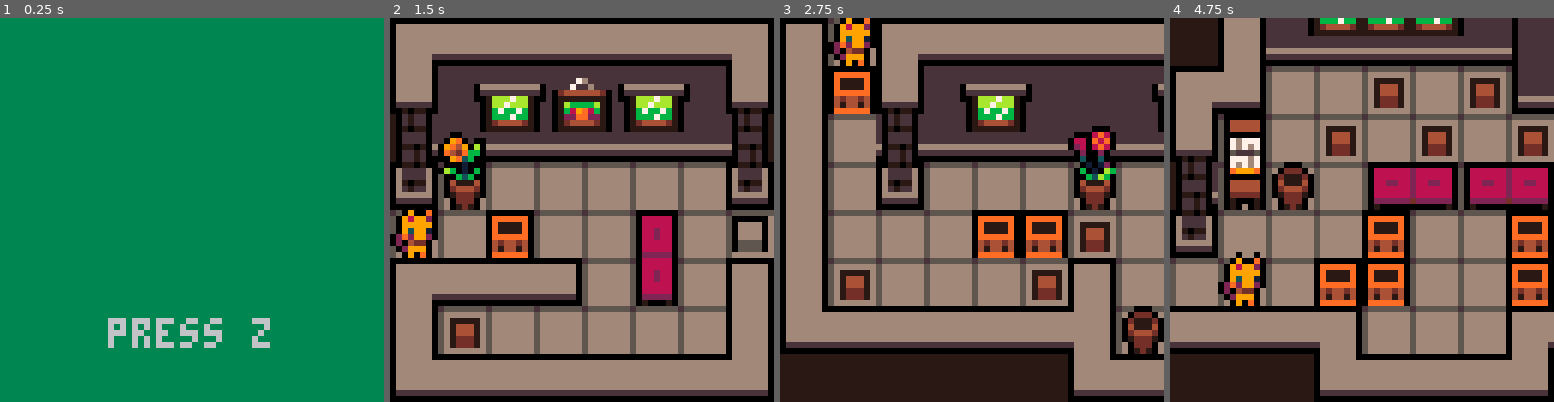
Above: before the commit, frames 1-4 (left to right).
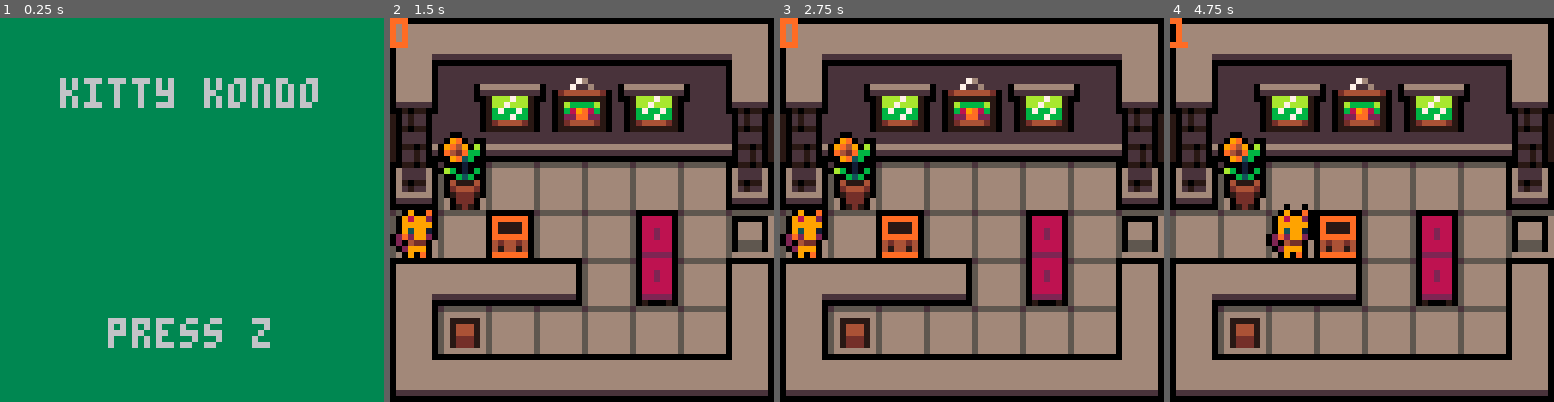
Above: after the commit, the same moments.

Repository: konata-chan404/Kitty-Kondo
Game: PICO-8 cartridge game.p8
Two runs of this game, one before a commit and one after it. Both use one fixed random seed, a clock stepped at 60 frames per second and the inputs below.
Inputs:
- Up to frame 1 (0.25 s): no input
- Up to frame 2 (1.5 s): tap X (X key) at 0.33, 1.07 s; tap O (Z key) at 0.7 s
- Up to frame 3 (2.75 s): hold Right 1.6-2.1 s; tap O (Z key) at 1.7, 2.1, 2.5 s; tap X (X key) at 1.85 s; hold Up 2.15-2.42 s; hold Right from 2.47 s (still down)
- Up to frame 4 (4.75 s): tap O (Z key) every 0.4 s from 2.9 to 4.5 s; tap X (X key) at 2.97, 4.08 s; release Right at 3.03 s; hold Left 3.08-3.58 s; hold Down 3.63-3.97 s; hold Right 4.02-4.68 s; hold Up from 4.73 s (still down)

The runs differ from the first frame. In frame 1, 2.3% of the frame differs, in the area x 15-83%, y 15-24%; in frame 2, 0.3%; in frame 3, 52%; in frame 4, 63%, in the area x 0-100%, y 0-100%.

Commit message:
rewund!!
its done soo bad god please help me

Diff:
--- a/game.p8
+++ b/game.p8
@@ -32,6 +32,7 @@
 
 function menu_draw()
 	cls(3)
+	print("kitty kondo", 32-22, 10)
 	if t < t_flash
 	then
 		print("press z", 32-14 , 50)
@@ -62,14 +63,14 @@
 
 function game_update()
 	-- update player position
-	player:move()
-
-	if btnp(4) then
-		load_next_level()
-	end
+	player:move(nil)
 
 	if btnp(5) then
 		restart_level()
+	end
+
+	if btnp(4) then
+		rewind()
 	end
 
 end
@@ -88,7 +89,7 @@
 
 	-- draw debugging values
     camera()
-    --print(player.xpos)
+    print(#moves)
     --print(player.ypos)
 	--print(#boxes)
 	--print(#block_points)
@@ -122,13 +123,15 @@
 	flip = false, -- which way the player is facing (on the x axis)
 
 	-- Player movement
-	move = function(self)
+	move = function(self, direction)
 		local newx, newy
 
-		if (btnp(0))  -- Move left
+		if (btnp(0) or direction == 0)  -- Move left
 		then
 			debug = "moving left"
-			self.flip = true -- player now facing opposite direction of the it's sprite
+			self.flip = true and not direction==nil -- player now facing opposite direction of the it's sprite
+			if direction == nil then
+			moves[#moves + 1] = {direction=0} end
 
 			-- calculate new position
 			newx = self.xpos - self.movement_speed
@@ -140,6 +143,10 @@
 				-- get box object and move it
 				boxtomove = get_box(newx, self.ypos)
 				boxtomove:push(0, self.movement_speed)
+
+				if direction == nil then
+				moves[#moves].box = boxtomove end
+
 				if is_sokoban and current_level.barrier.xpos != nil
 				then
 					if all_block_points_occupied() then
@@ -162,14 +169,19 @@
 					self.xpos = newx
 					self:update_camera()
 				end
+			else
+				if direction == nil then
+					moves[#moves] = nil end
 			end
 
 		end
 
-		if (btnp(1)) -- move right
+		if (btnp(1) or direction == 1) -- move right
 		then
 			debug = "moving right"
-			self.flip = false -- player now facing the direction of it's sprite
+			self.flip = false and not direction==nil -- player now facing the direction of it's sprite
+			if direction == nil then
+			moves[#moves + 1] = {direction=1} end
 
 			-- calculate new position
 			newx = self.xpos + self.movement_speed
@@ -181,6 +193,9 @@
 				-- get box object and move it
 				boxtomove = get_box(newx, self.ypos)
 				boxtomove:push(1, self.movement_speed)
+
+				if direction == nil then
+				moves[#moves].box = boxtomove end
 
 				if is_sokoban and current_level.barrier.xpos != nil
 				then
@@ -204,12 +219,17 @@
 					self.xpos = newx
 					self:update_camera()
 				end
+			else
+				if direction == nil then
+					moves[#moves] = nil end
 			end
 		end
 
-		if (btnp(2)) -- move down
+		if (btnp(2) or direction == 2) -- move down
 		then
 			debug = "moving down"
+			if direction == null then
+			moves[#moves + 1] = {direction=2} end
 
 			-- calculate new position
 			newy = self.ypos - self.movement_speed
@@ -221,6 +241,9 @@
 				-- get box object and move it
 				boxtomove = get_box(self.xpos, newy)
 				boxtomove:push(2, self.movement_speed)
+
+				if direction == nil then
+				moves[#moves].box = boxtomove end
 
 				if is_sokoban and current_level.barrier.xpos != nil
 				then
@@ -243,12 +266,17 @@
 					self.ypos = newy
 					self:update_camera()
 				end
+			else
+				if direction == nil then
+					moves[#moves] = nil end
 			end
 		end
 
-		if (btnp(3)) -- move up
+		if (btnp(3) or direction == 3) -- move up
 		then
 			debug = "moving up"
+			if direction == nil then
+			moves[#moves + 1] = {direction=3} end
 
 			-- calculate new position
 			newy = self.ypos + self.movement_speed
@@ -260,6 +288,9 @@
 				-- get box object and move it
 				boxtomove = get_box(self.xpos, newy)
 				boxtomove:push(3, self.movement_speed)
+
+				if direction == nil then
+				moves[#moves].box = boxtomove end
 
 				if is_sokoban and current_level.barrier.xpos != nil
 				then
@@ -284,6 +315,9 @@
 					self.ypos = newy
 					self:update_camera()
 				end
+			else
+				if direction == nil then
+					moves[#moves] = nil end
 			end
 		end
 	end,
@@ -632,7 +666,8 @@
 			cely_end = 44,
 			player_spawn = {xpos=17, ypos=35},
 			end_point = {xpos=100, ypos = 100},
-			ground_tile = 62
+			ground_tile = 62,
+			music = 4
 		},
 
 
@@ -766,6 +801,19 @@
 	}
 
 
+end
+
+
+function rewind()
+	local last_move = moves[#moves]
+
+	if type(last_move) == "table" then
+		player:move(last_move.direction + (last_move.direction%2==0 and 1 or -1))
+		if type(last_move.box) == "table" then
+		last_move.box:push(last_move.direction + (last_move.direction%2==0 and 1 or -1), 1) end
+
+		moves[#moves] = nil
+	end
 end
 
 -- loads game objects and level stuff from the coordinates given to the function
@@ -789,6 +837,7 @@
 
 	boxes = {}
 	block_points = {}
+	moves = {}
 	is_sokoban = false
 
 	player.xpos = level.player_spawn.xpos
@@ -864,14 +913,14 @@
 000bb00015455451000000000000000000000000d1eeeeeeeeeeee1e1eeeeee1eeeeeee1eeeeeeee1eeeeeee1eeeeee1cccccccc1eeeeee1cccccccc1eeeeee1
 0b0000b015055051000000000000000000000000d1cccccccccccc1e1eeeeee1ceeeeee1ceeeeeec1eeeeeec1cccccc1cccccccc1cccccc1cccccccc1cccccc1
 b000000b16666661000000000000000000000000d11111111111111e1eeeeee11eeeeee11eeeeee11eeeeee111010011cccccccc11010011cccccccc11010011
-3000000300000000000000000000000000000000c1cccccccccccc1c1eeeeee11eeeeee1111111111eeeeee101c0cc1cccccccccc1c0cc1cccccccccc1c0cc10
-0300003000000000000000000000000000000000c1cccccccccccc1c1eeeeee11eeeeeeeeeeeeeeeeeeeeee101c0cc1cccccccccc1c0cc1cccccccccc1c0cc10
-0003300000000000000000000000000000000000c1cccccccccccc1c1eeeeee11eeeeeeeeeeeeeeeeeeeeee10101001cccccccccc101001cccccccccc1010010
-0030030000000000000000000000000000000000c1cccccccccccc1c1eeeeee11eeeeeeeeeeeeeeeeeeeeee101cccc1cccccccccc1cccc1cccccccccc1cccc10
-0030030000000000000000000000000000000000c1cccccccccccc1c1eeeeee11eeeeeeeeeeeeeeeeeeeeee101cccc1cccccccccc1cccc1cccccccccc1cccc10
-0003300000000000000000000000000000000000e1cccccccccccc1e1eeeeee11eeeeeeeeeeeeeeeeeeeeee10100101eeeeeeeeee100101eeeeeeeeee1001010
-0300003000000000000000000000000000000000c1cccccccccccc1c1cccccc11cccccccceeeeeecccccccc101cc0c1cccccccccc1cc0c1cccccccccc1cc0c10
-300000030000000000000000000000000000000011cccccccccccc1111111111111111111eeeeee11111111101cc0c111111111111cc0c111111111111cc0c10
+0000000000000000000000000000000000000000c1cccccccccccc1c1eeeeee11eeeeee1111111111eeeeee101c0cc1cccccccccc1c0cc1cccccccccc1c0cc10
+0000000000000000000000000000000000000000c1cccccccccccc1c1eeeeee11eeeeeeeeeeeeeeeeeeeeee101c0cc1cccccccccc1c0cc1cccccccccc1c0cc10
+0000000000000000000000000000000000000000c1cccccccccccc1c1eeeeee11eeeeeeeeeeeeeeeeeeeeee10101001cccccccccc101001cccccccccc1010010
+0000000000000000000000000000000000000000c1cccccccccccc1c1eeeeee11eeeeeeeeeeeeeeeeeeeeee101cccc1cccccccccc1cccc1cccccccccc1cccc10
+0000000000000000000000000000000000000000c1cccccccccccc1c1eeeeee11eeeeeeeeeeeeeeeeeeeeee101cccc1cccccccccc1cccc1cccccccccc1cccc10
+0000000000000000000000000000000000000000e1cccccccccccc1e1eeeeee11eeeeeeeeeeeeeeeeeeeeee10100101eeeeeeeeee100101eeeeeeeeee1001010
+0000000000000000000000000000000000000000c1cccccccccccc1c1cccccc11cccccccceeeeeecccccccc101cc0c1cccccccccc1cc0c1cccccccccc1cc0c10
+000000000000000000000000000000000000000011cccccccccccc1111111111111111111eeeeee11111111101cc0c111111111111cc0c111111111111cc0c10
 33333333000000000000000000000000000000000000000011111111cddddddd11111111111111111111111111001011cddddddd11001011cddddddd11001011
 3000000300000000000000000000000000000000000000001eeeeee1deeeeeee1eeeeeeeeeeeeeeeeeeeeee11ecccce1d111111e1ecccce1deeeeeee1ecccce1
 3000000300000000000000000000000000000000000000001eeeeee1de00000e1eeeeeeeeeeeeeeeeeeeeee11ecccce1d1eeee1e1ecccce1deeeeeee1ecccce1
@@ -1070,7 +1119,7 @@
 
 
 __gff__
-0000000000010101010101010101010104030000000101010101010101010101010000000001010101010101010101010100000000000108010101011101000101010101010000000000000000000000010101010101000000000000000000000101010101010101010000010101000001010101010101010100000101010000
+0000000000010101010101010101010104030000000101010101010101010101010000000001010101010101010101010100000000000108010101011101000101010101010000000000000000000000010101010101000000000000000000000101010101010101010000010101000001010101010101010101010101010000
 0000000000000000000000000000000000000000000000000000000000000000000000000000000000000000000000000000000000000000000000000000000000000000000000000000000000000000000000000000000000000000000000000000000000000000000000000000000000000000000000000000000000000000
 __map__
 0b0c0c0c0c0c0c0f00000b0c0c0c0f00000b0c0c0c0c0c0c0c0c0c0f000000000839390a08393939390a000000000000000b0c0c0c0c0c0f000000080c0c0c0f0000000b0c0c0c0a0000080c0c0c0f000000000b0c0c0a0000000000080c0c0c0c0c0c0c0c0c0a000000000000000b0c0c0c0f00000000000000000000000000
Not shown, removed: spritesheet.png
